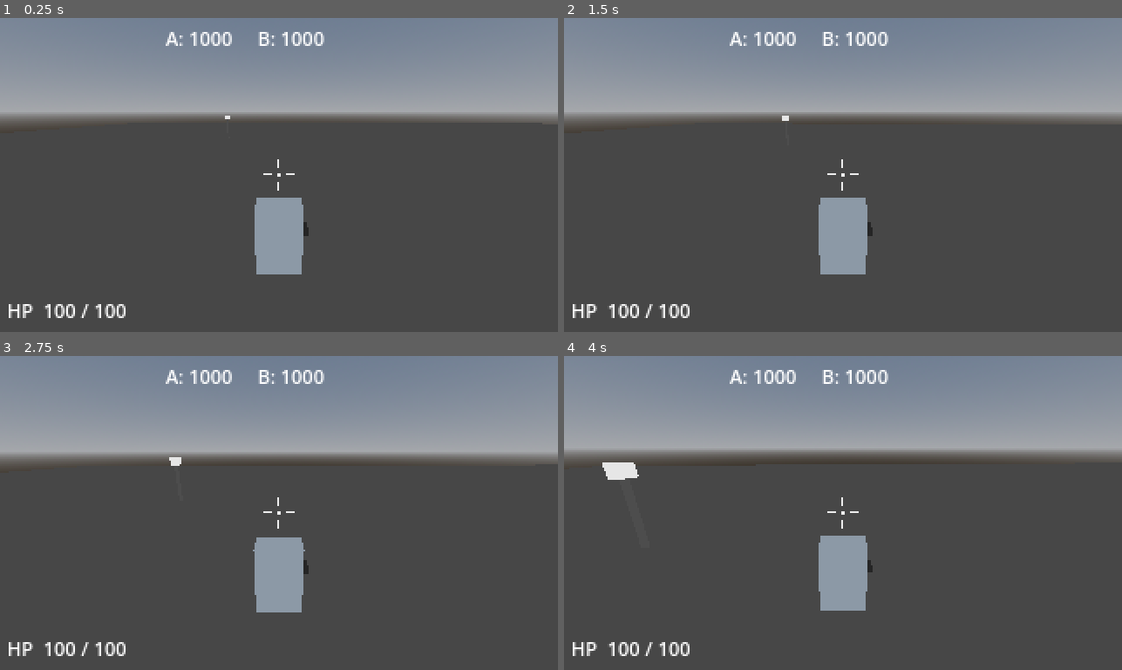
Above: before the commit, frames 1-4 (two rows, left to right).
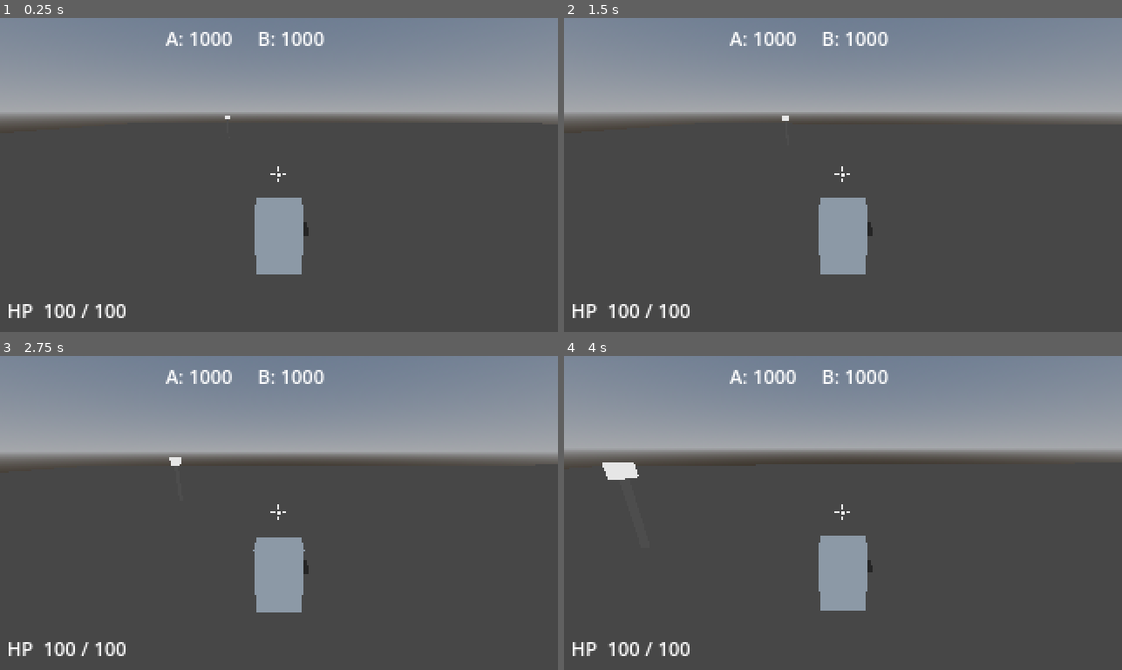
Above: after the commit, the same moments.

Repository: jonathandaley/Hardpoint
Game: Godot game, scene res://scenes/arena/Arena.tscn
Same seed, same stepped clock (60 frames per second), same inputs: the game is played once before the commit and once after it.
Inputs (mouse positions are in pixels of both pictures, inside the frame that each line leads up to):
- Up to frame 1 (0.25 s): no input
- Up to frame 2 (1.5 s): tap Enter (ui_accept) at 0.5, 0.77 s; move the mouse to (870, 175) at 0.52 s; press the mouse at (870, 175) at 0.53 s; hold W (move_forward) from 0.53 s (still down); move the mouse to (815, 175) at 1.27 s; release the mouse at (815, 175) at 1.28 s; right-click (815, 175) at 1.35 s
- Up to frame 3 (2.75 s): keep holding W (move_forward); tap Enter (ui_accept) at 1.52, 2 s; move the mouse to (290, 506) at 2.02 s; press the mouse at (290, 506) at 2.03 s
- Up to frame 4 (4 s): keep holding W (move_forward); tap Enter (ui_accept) at 2.75, 3.02, 3.77 s; move the mouse to (837, 519) at 2.77 s; release the mouse at (837, 519) at 2.78 s; right-click (837, 519) at 2.85 s; move the mouse to (887, 516) at 3.52 s; press the mouse at (887, 516) at 3.53 s

The runs differ from the first frame. In frame 1, less than 0.1% of the frame differs, in the area x 47-53%, y 45-55%; in frame 2, less than 0.1%; in frame 3, less than 0.1%; in frame 4, less than 0.1%.

Commit message:
Crosshair hit indicator and size reduction
- Crosshair halved in size (dot r=0.75, gap=2, lines=2.5px)
- On mech hit: four diagonal red lines flash for 0.15s on crosshair
- Replaced 3D orange impact sphere with 2D hit indicator
- RaycastGun emits hit_confirmed signal; Arena wires it to HUD

Co-Authored-By: Claude Sonnet 4.6 <noreply@anthropic.com>

Diff:
--- a/scenes/arena/Arena.gd
+++ b/scenes/arena/Arena.gd
@@ -17,6 +17,9 @@
 	match_node.match_ended.connect(_on_match_ended)
 	match_node.start()
 	hud.setup(match_node, player_mech, 0)
+	var gun := player_mech.get_node_or_null("HardpointRight/RaycastGun")
+	if gun:
+		gun.hit_confirmed.connect(hud.register_hit)
 	print("[Arena] Match started. Score to drain: %d" % match_node.score_limit)
 
 func _create_walls() -> void:
--- a/scripts/Crosshair.gd
+++ b/scripts/Crosshair.gd
@@ -1,19 +1,36 @@
 extends Control
 
-const DOT_RADIUS  := 1.5
-const GAP         := 4.0
-const LINE_LEN    := 5.0
-const LINE_WIDTH  := 1.0
-const COLOR       := Color(1.0, 1.0, 1.0, 0.9)
+const DOT_RADIUS   := 0.75
+const GAP          := 2.0
+const LINE_LEN     := 2.5
+const LINE_WIDTH   := 1.0
+const COLOR        := Color(1.0, 1.0, 1.0, 0.9)
+
+const HIT_GAP      := 3.0
+const HIT_LEN      := 4.0
+const HIT_COLOR    := Color(1.0, 0.1, 0.1, 1.0)
+const HIT_DURATION := 0.15
+
+var _hit_timer: float = 0.0
+
+func register_hit() -> void:
+	_hit_timer = HIT_DURATION
+	queue_redraw()
+
+func _process(delta: float) -> void:
+	if _hit_timer > 0.0:
+		_hit_timer -= delta
+		queue_redraw()
 
 func _draw() -> void:
 	var c := size * 0.5
 	draw_circle(c, DOT_RADIUS, COLOR)
-	# up
-	draw_line(c + Vector2(0, -(GAP + LINE_LEN)), c + Vector2(0, -GAP), COLOR, LINE_WIDTH)
-	# down
-	draw_line(c + Vector2(0,  GAP), c + Vector2(0,  GAP + LINE_LEN), COLOR, LINE_WIDTH)
-	# left
-	draw_line(c + Vector2(-(GAP + LINE_LEN), 0), c + Vector2(-GAP, 0), COLOR, LINE_WIDTH)
-	# right
-	draw_line(c + Vector2( GAP, 0), c + Vector2( GAP + LINE_LEN, 0), COLOR, LINE_WIDTH)
+	draw_line(c + Vector2(0, -(GAP + LINE_LEN)), c + Vector2(0, -GAP),          COLOR, LINE_WIDTH)
+	draw_line(c + Vector2(0,  GAP),              c + Vector2(0,  GAP + LINE_LEN), COLOR, LINE_WIDTH)
+	draw_line(c + Vector2(-(GAP + LINE_LEN), 0), c + Vector2(-GAP, 0),           COLOR, LINE_WIDTH)
+	draw_line(c + Vector2( GAP, 0),              c + Vector2( GAP + LINE_LEN, 0), COLOR, LINE_WIDTH)
+
+	if _hit_timer > 0.0:
+		for d: Vector2 in [Vector2(1, 1), Vector2(-1, 1), Vector2(1, -1), Vector2(-1, -1)]:
+			var dn := d.normalized()
+			draw_line(c + dn * HIT_GAP, c + dn * (HIT_GAP + HIT_LEN), HIT_COLOR, LINE_WIDTH)
--- a/scripts/HUD.gd
+++ b/scripts/HUD.gd
@@ -15,6 +15,9 @@
 	_player_mech = player_mech
 	_player_team = player_team
 
+func register_hit() -> void:
+	crosshair.register_hit()
+
 func show_result(winning_team: int) -> void:
 	result_label.text = "YOU WIN" if winning_team == _player_team else "YOU LOSE"
 	result_label.visible = true
--- a/scripts/RaycastGun.gd
+++ b/scripts/RaycastGun.gd
@@ -2,6 +2,8 @@
 extends "res://scripts/WeaponBase.gd"
 # Hitscan weapon. Ray fires from screen centre in camera's forward direction.
 # Muzzle flash is cosmetic — stays at hardpoint position.
+
+signal hit_confirmed
 
 @onready var muzzle_flash: MeshInstance3D = $MuzzleFlash
 var _flash_timer: float = 0.0
@@ -32,7 +34,7 @@
 		hit_pos = result.position
 		if result.collider.has_method("take_damage"):
 			result.collider.take_damage(damage)
-			_spawn_impact(hit_pos)
+			hit_confirmed.emit()
 
 	_spawn_tracer(muzzle_flash.global_position, hit_pos)
 	muzzle_flash.visible = true
@@ -52,17 +54,3 @@
 	tracer.global_position = (origin + target) * 0.5
 	tracer.look_at(target)
 	get_tree().create_timer(0.05).timeout.connect(tracer.queue_free)
-
-func _spawn_impact(pos: Vector3) -> void:
-	var flash := MeshInstance3D.new()
-	var mesh := SphereMesh.new()
-	mesh.radius = 0.18
-	mesh.height = 0.36
-	flash.mesh = mesh
-	var mat := StandardMaterial3D.new()
-	mat.albedo_color = Color(1.0, 0.55, 0.1, 1)
-	mat.shading_mode = BaseMaterial3D.SHADING_MODE_UNSHADED
-	flash.set_surface_override_material(0, mat)
-	get_tree().current_scene.add_child(flash)
-	flash.global_position = pos
-	get_tree().create_timer(0.12).timeout.connect(flash.queue_free)
